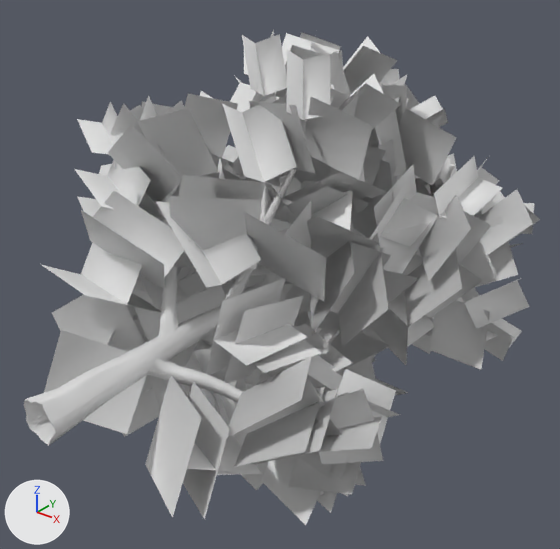
One commit to the FBX model Examples/Landscape/oak1/tree_oak_1.fbx: the scene before it, then after it.
Camera for both pictures: a 50 mm camera at (2.92, -1.73, 2.35) aimed at (-0.01, 1.94, 0.08). Lighting does not change. The marker at lower left points along +X, +Y and +Z. Where no turn or scale is listed for an object, it has been applied to the vertices.

The scene before the commit, as lines of its bpy script (objects in view):
```python
me_tree_0 = bpy.data.meshes.new('Tree_0')
me_tree_0.from_pydata(...)  # 868 vertices, 1631 faces; spans x -1.13..1.28, y 0.0..3.65, z -1.12..1.45
me_tree_1 = bpy.data.meshes.new('Tree_1')
me_tree_1.from_pydata(...)  # 2368 vertices, 1184 faces; spans x -1.43..1.49, y 0.26..3.98, z -1.42..1.66
ob_tree_0 = bpy.data.objects.new('Tree_0', me_tree_0)
ob_tree_0.location = (0.0, 0.0, 0.0)
ob_tree_1 = bpy.data.objects.new('Tree_1', me_tree_1)
ob_tree_1.location = (0.0, 0.0, 0.0)
```
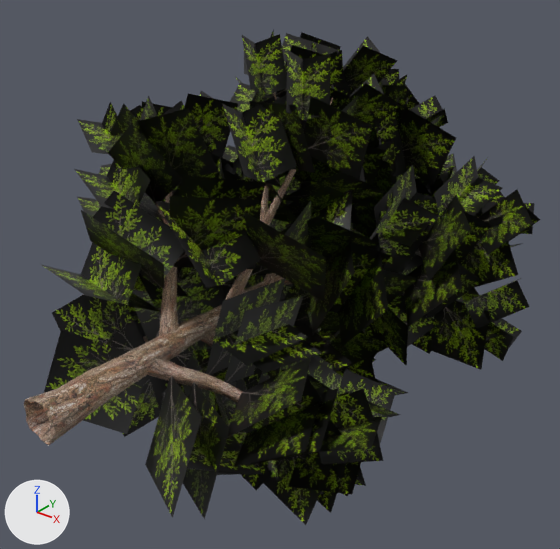
The newer file is also turned or shifted as a whole; pictures and numbers use the older file's frame.

Changed parts and their boxes [x1, y1, x2, y2] in the pictures (560 x 549 px):
'Tree_1', recoloured
    both: [40, 29, 540, 525]
'Tree_0', recoloured (grey to brown)
    both: [24, 92, 333, 446]

The change, as a diff of the scene's bpy script:
```diff
--- a/Examples/Landscape/oak1/tree_oak_1.fbx.py
+++ b/Examples/Landscape/oak1/tree_oak_1.fbx.py
@@ img_oak_branch_png @@
+img_oak_branch_png = load_image('oak branch.png', 'oak branch.png', 512, 512, 'sRGB')
@@ img_bark02_png @@
+img_bark02_png = load_image('bark02.png', 'bark02.png', 512, 512, 'sRGB')
@@ mat_tree_1mat_001 @@
+mat_tree_1mat_001 = principled_material('Tree_1Mat.001')
+mat_tree_1mat_001.texture = img_oak_branch_png
+mat_tree_1mat_001.roughness = 0.553
@@ mat_tree_0mat_001 @@
+mat_tree_0mat_001 = principled_material('Tree_0Mat.001')
+mat_tree_0mat_001.texture = img_bark02_png
+mat_tree_0mat_001.roughness = 0.553
@@ me_tree_0 @@
 me_tree_0.from_pydata(...)  # 868 vertices, 1631 faces; spans x -1.13..1.28, y 0.0..3.65, z -1.12..1.45
+me_tree_0.materials.append(mat_tree_0mat_001)  # picture img_bark02_png
@@ me_tree_1 @@
 me_tree_1.from_pydata(...)  # 2368 vertices, 1184 faces; spans x -1.43..1.49, y 0.26..3.98, z -1.42..1.66
+me_tree_1.materials.append(mat_tree_1mat_001)  # picture img_oak_branch_png
```
